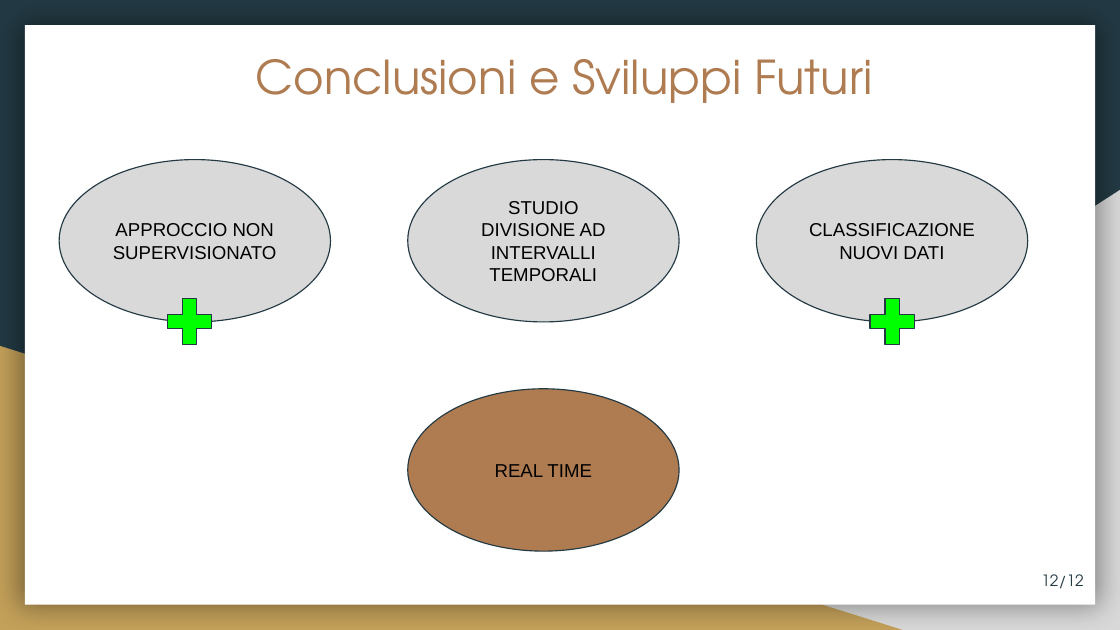
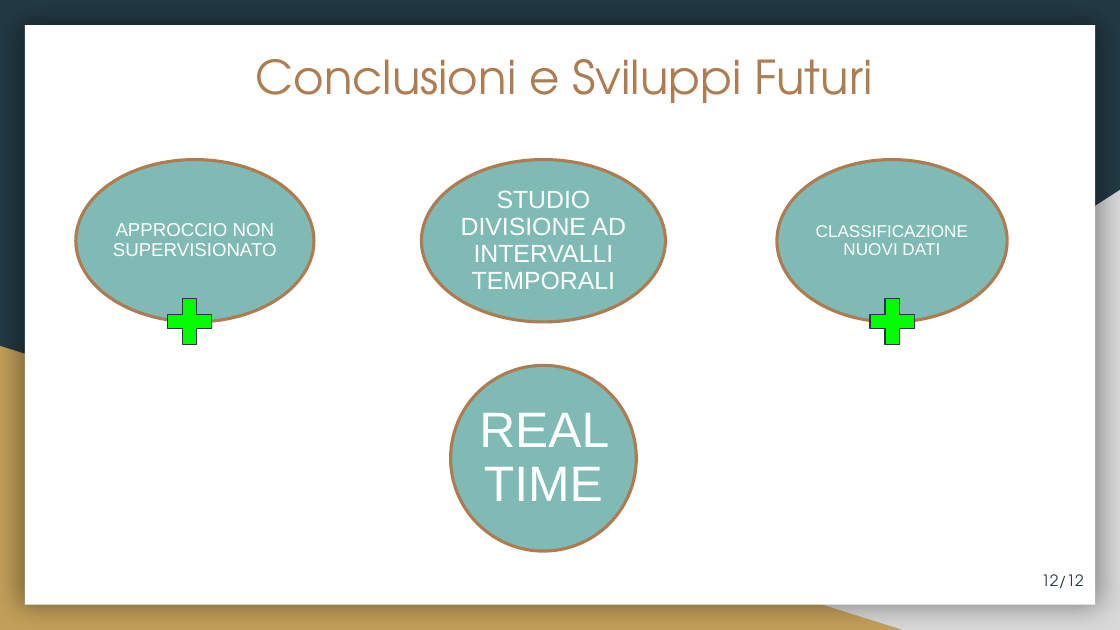
Before and after one commit to fuserale/tesi, a slide deck: slide 12 of tex_tesi/Apprendimento non supervisionato per l’identificazione di contesti di Freezing of Gait (FOG) in pazienti affetti da Morbo di Parkinson.pptx. Drawn at 1120x630 pixels with LibreOffice and Linux fonts; fonts in the diff are those of the drawing. Boxes give left, top, right and bottom in pixels: in the first picture for what was removed or moved away, otherwise in the second. Text is boxed around its words. In the diff, an @@ line names an element or a change of style, - is before the commit and + after.

```diff
--- a/tex_tesi/Apprendimento non supervisionato per l’identificazione di contesti di Freezing of Gait (FOG) in pazienti affetti da Morbo di Parkinson.pptx
+++ b/tex_tesi/Apprendimento non supervisionato per l’identificazione di contesti di Freezing of Gait (FOG) in pazienti affetti da Morbo di Parkinson.pptx
@@ ellipse added at bbox=[76, 160, 315, 323], fill #00796B at 50% opacity, outline #AF7B51 2 pt @@
@@ ellipse added at bbox=[421, 160, 665, 323], fill #00796B at 50% opacity, outline #AF7B51 2 pt @@
@@ ellipse added at bbox=[777, 160, 1008, 323], fill #00796B at 50% opacity, outline #AF7B51 2 pt @@
@@ text "APPROCCIO NON SUPERVISIONATO": place and size @@
-text "APPROCCIO NON SUPERVISIONATO" at bbox=[59, 160, 330, 323]
+text "APPROCCIO NON SUPERVISIONATO" at bbox=[113, 223, 277, 256]
@@ text "APPROCCIO NON SUPERVISIONATO" at bbox=[113, 223, 277, 256]: text colour #000000 to #FFFFFF; line spacing 1 to 0.9; more space between paragraphs; fill #D9D9D9 to none; outline #233A44 0.75 pt to none @@
@@ text "STUDIO DIVISIONE AD INTERVALLI TEMPORALI": place and size @@
-text "STUDIO DIVISIONE AD INTERVALLI TEMPORALI" at bbox=[408, 160, 679, 323]
+text "STUDIO DIVISIONE AD INTERVALLI TEMPORALI" at bbox=[461, 190, 626, 289]
@@ text "STUDIO DIVISIONE AD INTERVALLI TEMPORALI" at bbox=[461, 190, 626, 289]: size 12 to 16 pt, text colour #000000 to #FFFFFF; line spacing 1 to 0.9; more space between paragraphs; fill #D9D9D9 to none; outline #233A44 0.75 pt to none @@
@@ text "CLASSIFICAZIONE NUOVI DATI": place and size @@
-text "CLASSIFICAZIONE NUOVI DATI" at bbox=[756, 160, 1027, 323]
+text "CLASSIFICAZIONE NUOVI DATI" at bbox=[816, 225, 968, 255]
@@ text "CLASSIFICAZIONE NUOVI DATI" at bbox=[816, 225, 968, 255]: size 12 to 11 pt, text colour #000000 to #FFFFFF; line spacing 1 to 0.9; more space between paragraphs; fill #D9D9D9 to none; outline #233A44 0.75 pt to none @@
@@ ellipse added at bbox=[450, 365, 636, 551], fill #00796B at 50% opacity, outline #AF7B51 2 pt @@
@@ text "REAL TIME": place and size @@
-text "REAL TIME" at bbox=[408, 389, 679, 551]
+text "REAL TIME" at bbox=[479, 413, 609, 501]
@@ text "REAL TIME" at bbox=[479, 413, 609, 501]: size 12 to 32 pt, text colour #000000 to #FFFFFF; line spacing 1 to 0.9; more space between paragraphs; fill #AF7B51 to none; outline #233A44 0.75 pt to none @@
```
Also in this commit, not shown: 6 other slides changed.
